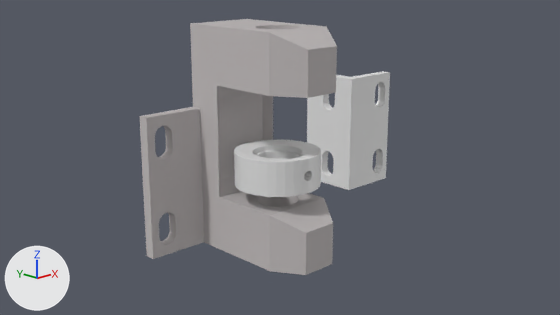
What one commit did to the Blender file pen-holder/Pen Holder Ring Circular.blend.
Before and after are seen from the file's camera 'Camera'. Arrows for +X, +Y and +Z are at lower left; the lights stay in place.

Script lines for the objects in view, before the commit:
```python
me_open_builds_l_bracket_double = bpy.data.meshes.new('open builds L Bracket Double')
me_open_builds_l_bracket_double.from_pydata(...)  # 220 vertices, 452 faces; spans x 0.0..20.0, y 0.0..20.0, z 0.0..38.0
me_open_builds_l_bracket_double_001 = bpy.data.meshes.new('open builds L Bracket Double.001')
me_open_builds_l_bracket_double_001.from_pydata(...)  # 307 vertices, 250 faces; spans x -16.6..20.0, y -0.1..38.0, z 0.0..60.0
me_open_builds_l_bracket_double_001.materials.append(mat_material_001)
me_open_builds_l_bracket_double_003 = bpy.data.meshes.new('open builds L Bracket Double.003')
me_open_builds_l_bracket_double_003.from_pydata(...)  # 128 vertices, 68 faces; spans x -11.3..11.3, y -11.3..11.3, z -4.5..4.5
ob_open_builds_l_bracket_double = bpy.data.objects.new('open builds L Bracket Double', me_open_builds_l_bracket_double)
ob_open_builds_l_bracket_double.location = (61.6, 0.0, 0.0)
ob_pen_clamp_circular_11mm_hole = bpy.data.objects.new('pen clamp circular 11mm hole', me_open_builds_l_bracket_double_003)
ob_pen_clamp_circular_11mm_hole.location = (6.8, -22.5, 24.0)
ob_pen_clamp_circular_11mm_hole.rotation_euler = (0.0, 0.0, 4.712)  # degrees (0, 0, 270)
_m = ob_pen_clamp_circular_11mm_hole.modifiers.new('Boolean', 'BOOLEAN')
_m.object = ob_screw_m2_5
_m.solver = 'FLOAT'
_m = ob_pen_clamp_circular_11mm_hole.modifiers.new('Boolean.001', 'BOOLEAN')
_m.object = ob_nut_shaft
_m.solver = 'FLOAT'
_m = ob_pen_clamp_circular_11mm_hole.modifiers.new('Boolean.002', 'BOOLEAN')
_m.object = ob_spring_holder
_m.solver = 'FLOAT'
ob_pen_hodler_11mm_hole = bpy.data.objects.new('pen hodler 11mm hole', me_open_builds_l_bracket_double_001)
ob_pen_hodler_11mm_hole.location = (0.0, 0.0, 0.0)
ob_pen_hodler_11mm_hole.rotation_euler = (0.0, 0.0, 3.149)  # degrees (0, 0, 180)
```
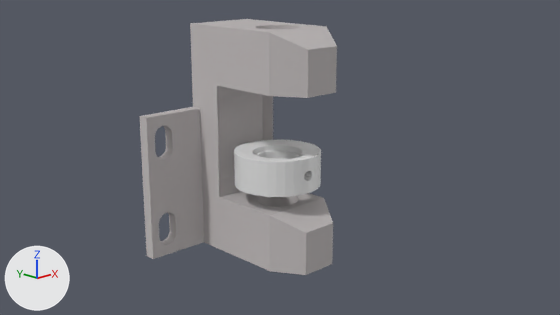
Location of each change, [x1, y1, x2, y2] in pixels of the pictures (560 x 315 px):
'open builds L Bracket Double', hidden: before [307, 71, 390, 190]

Edits to the bpy script that builds the scene:
```text
Change ob_open_builds_l_bracket_double:
    add ob_open_builds_l_bracket_double.hide_set(True)  # its collection is switched off
```
